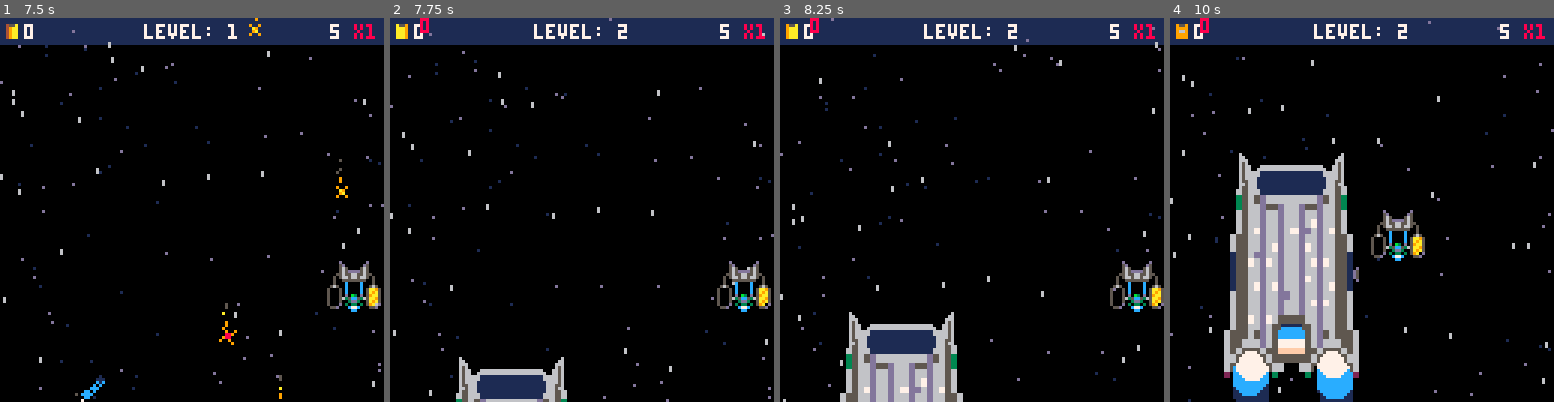
Above: before the commit, frames 1-4 (left to right).
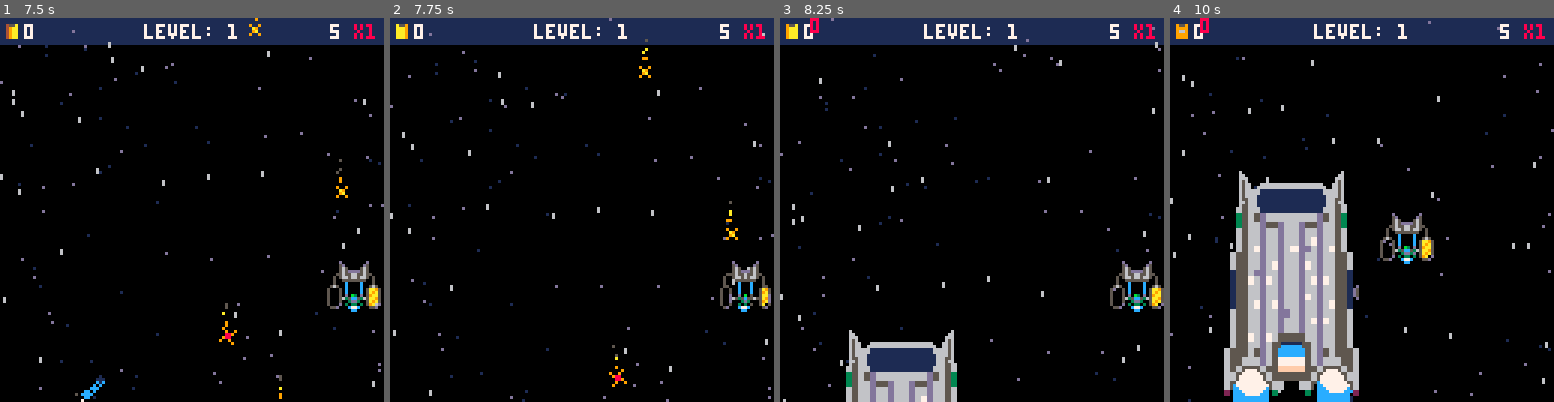
Above: after the commit, the same moments.

Repository: jacobneal65/drop-p8
Game: PICO-8 cartridge drop.p8
The game is run twice, just before and just after one commit, with the same random seed, the same clock (stepped at 60 frames per second) and the same inputs.
Inputs:
- Up to frame 1 (7.5 s): hold Right 1.6-2.1 s; hold Up 2.15-2.42 s; hold Right 2.47-3.03 s; hold Left 3.08-3.58 s; hold Down 3.63-3.97 s; hold Right 4.02-4.68 s; hold Up 4.73-5.03 s; hold Left 5.08-5.68 s; hold Down 5.73-6.03 s; hold Right 6.08-6.58 s; hold Right 6.63-7.13 s; hold Up 7.18-7.45 s
- Up to frame 2 (7.75 s): hold Right from 7.5 s (still down)
- Up to frame 3 (8.25 s): release Right at 8.07 s; hold Left from 8.12 s (still down)
- Up to frame 4 (10 s): release Left at 8.62 s; hold Down 8.67-9 s; hold Right 9.05-9.72 s; hold Up from 9.77 s (still down)

Frame 1 is identical in both runs. In frame 2, 3.3% of the frame differs, in the area x 7-100%, y 0-100%; in frame 3, 3.4%; in frame 4, 11%, in the area x 14-69%, y 1-100%.

Commit message:
another small update to eol anim

Diff:
--- a/drop.p8
+++ b/drop.p8
@@ -7,7 +7,7 @@
 function _init()
 	music(1)
 	level=1
-	wave=7
+	wave=1
 	t=0
 	debug={""}
 	effects={}
@@ -431,7 +431,6 @@
 			--no more waves in level
 			if wave > #levels[level] then
 				wave=1
-				level+=1
 				_upd=init_eol--end of lvl
 			end
 
@@ -749,9 +748,17 @@
 		end
 	end
 	if e_state==10 then
-
-	end
---	if level < #levels+1 then
+		if level < #levels+1 then
+			level+=1
+			_upd=upd_level
+			_drw=drw_level
+			init_fruitlet()
+			init_fruit_wave()
+		else
+			debug[1]="no more levels"
+		end
+	end
+--
 -- init_fruitlet()
 --		init_fruit_wave()
 --	else
